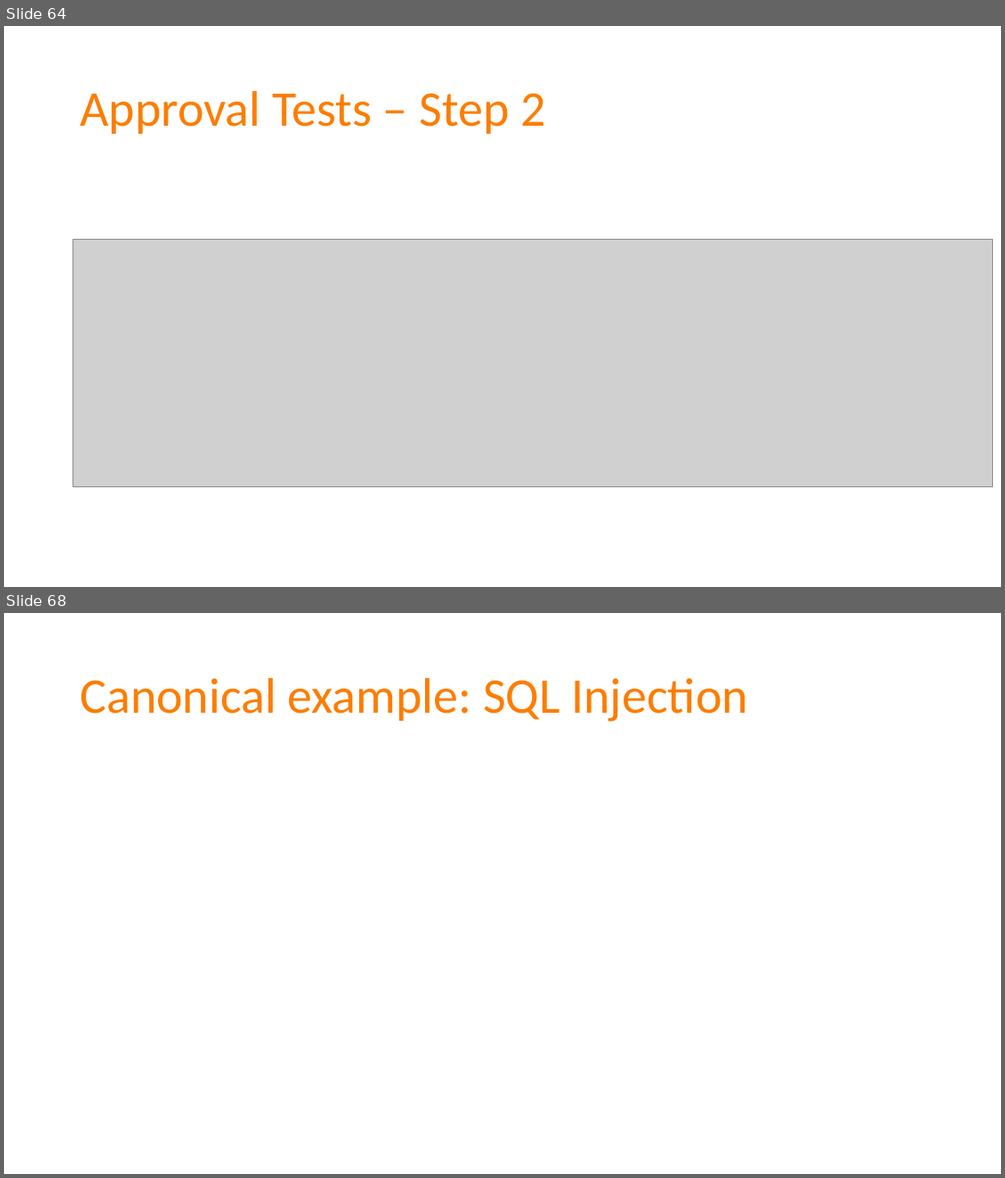
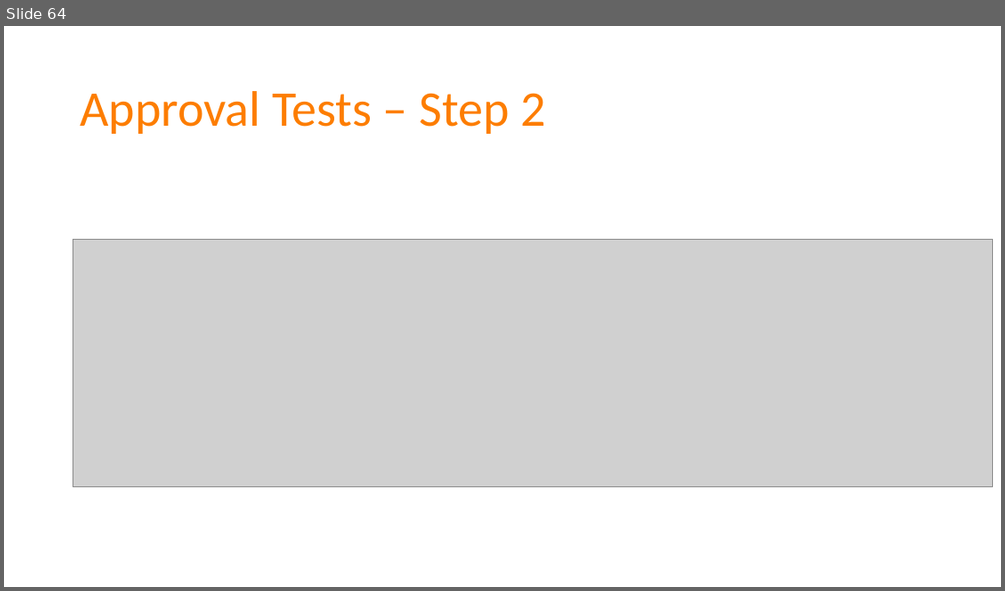
Before and after one commit to spetryjohnson/Talk---Dont-Write-Secure-Code-Design-Secure-Systems, a slide deck: Secure Systems - CodeMash 2017.pptx. Shown one above the other, each under a label of ours: slides 64 and 68 before the commit, slide 64 after it; the slides between them are not shown. The pictures are 1005x1178 and 1005x591 pixels, drawn with LibreOffice and Linux fonts; fonts in the diff are those of the drawing; grey boxes stand for pictures. Boxes give left, top, right and bottom in pixels: in the first picture for what was removed or moved away, otherwise in the second. Text is boxed around its words. In the diff, an @@ line names an element or a change of style, - is before the commit and + after.

```diff
--- a/Secure Systems - CodeMash 2017.pptx
+++ b/Secure Systems - CodeMash 2017.pptx
@@ slide 68 removed at <box>4,613,1001,1174</box>, background #FFFFFF @@
@@ title removed at <box>80,678,748,722</box> @@
-Canonical example: SQL Injection
```
Also in this commit, not shown: 2 slides changed, 4 slides added, 3 other slides removed, 1 other file.
